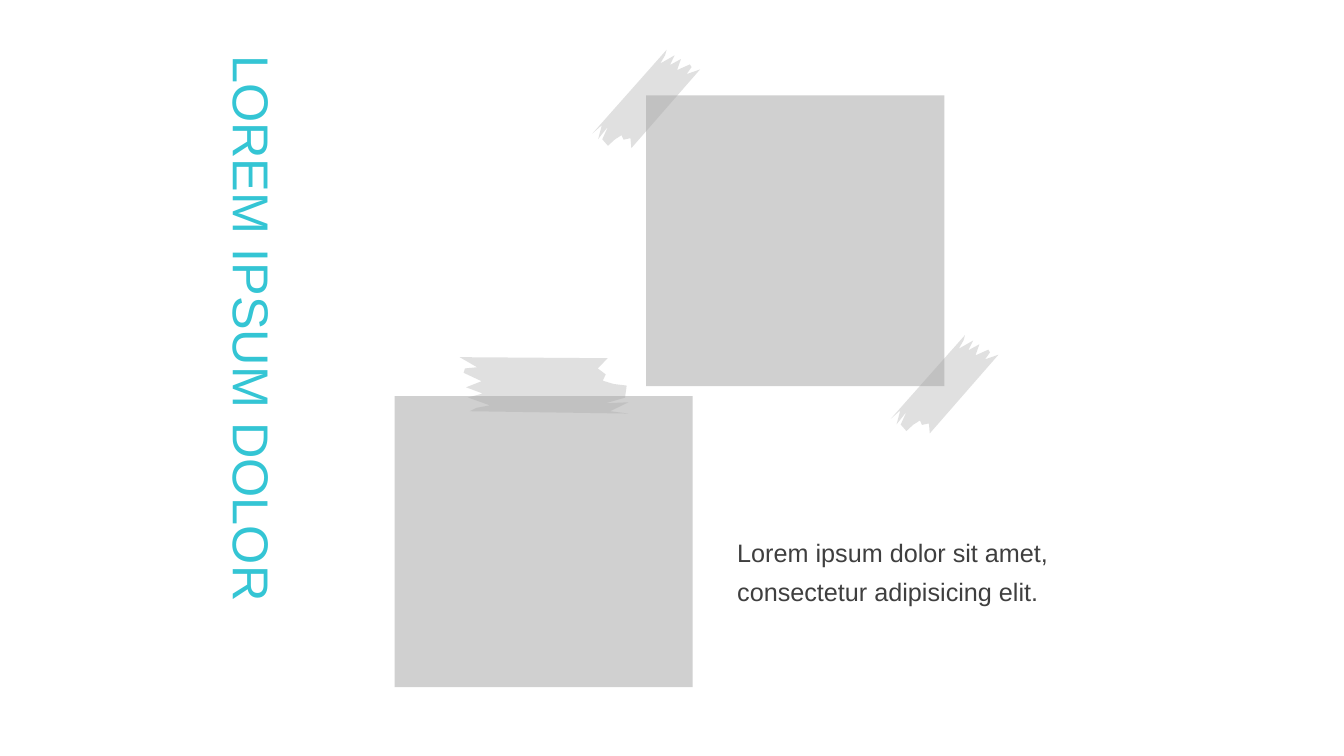
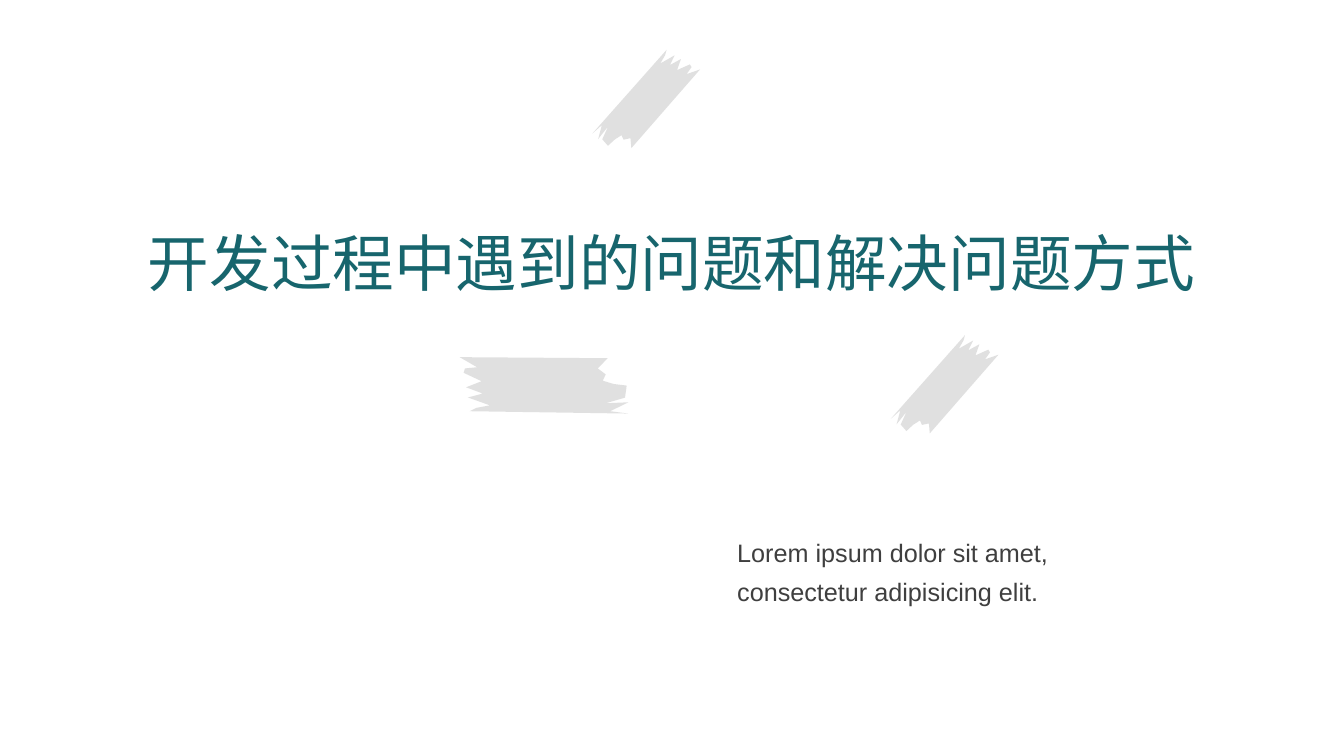
Before and after one commit to barryzzz/CameraToollsl, a slide deck: slide 6 of 总结.pptx (slide 8 before the commit). Drawn at 1344x756 pixels with LibreOffice and Linux fonts; fonts in the diff are those of the drawing; grey boxes stand for pictures; background and template pictures are left out. Boxes give left, top, right and bottom in pixels: in the first picture for what was removed or moved away, otherwise in the second. Text is boxed around its words. In the diff, an @@ line names an element or a change of style, - is before the commit and + after.

Commit message:
update

```diff
--- a/总结.pptx
+++ b/总结.pptx
@@ text removed at [222,72,278,596] @@
-LOREM IPSUM DOLOR
@@ picture removed at [646,96,945,387] @@
@@ title added at [148,234,1195,291], 44 pt, text #17656D @@
+开发过程中遇到的问题和解决问题方式
@@ picture removed at [394,396,693,688] @@
```
Also in this commit, not shown: 1 other slide changed, 4 slides added, 6 slides removed.
